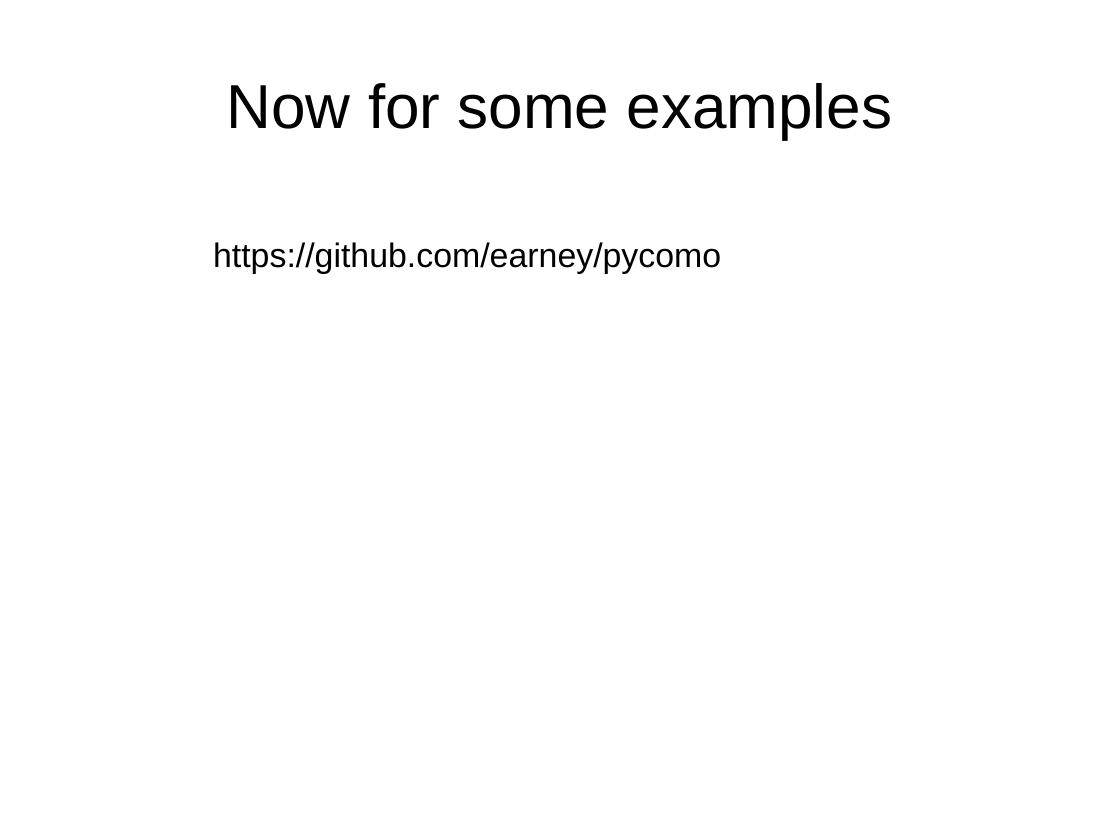
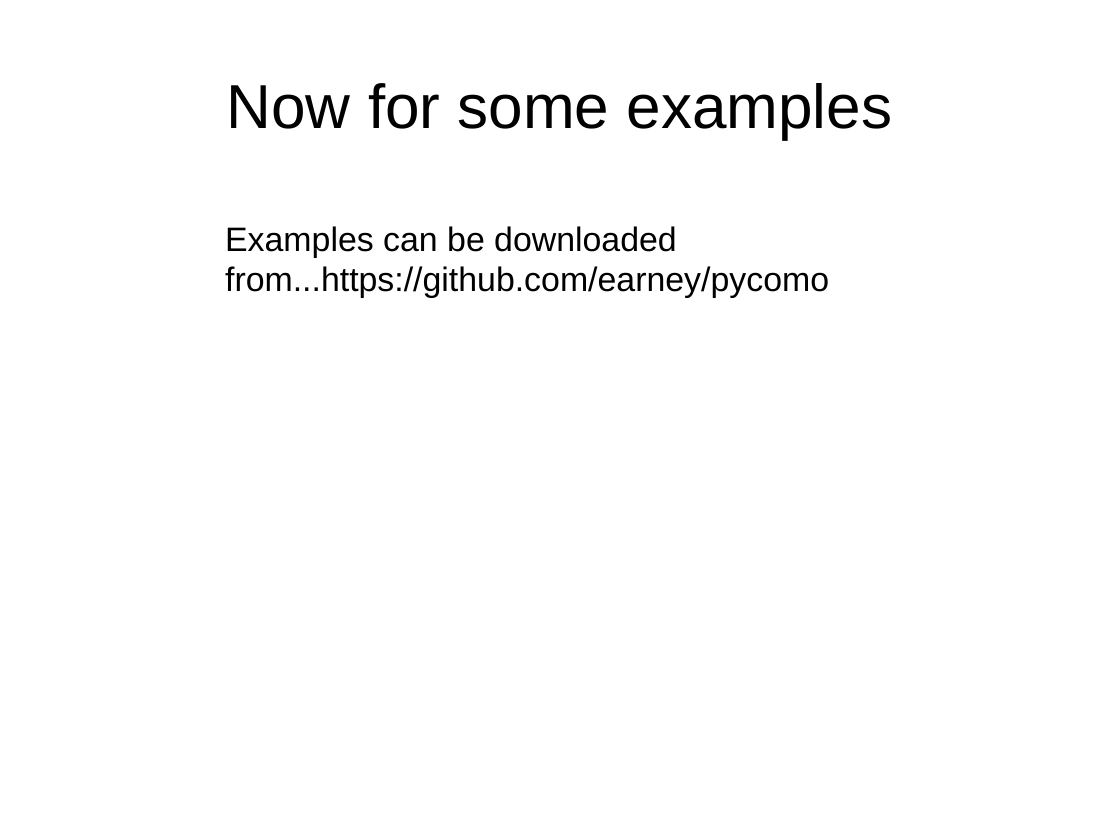
Before and after one commit to earney/pycomo, a slide deck: slide 15 of presentations/June2013/pyCOMO_Brython_06262013.odp. Drawn at 1120x840 pixels with LibreOffice and Linux fonts; fonts in the diff are those of the drawing. Boxes give left, top, right and bottom in pixels: in the first picture for what was removed or moved away, otherwise in the second. Text is boxed around its words. In the diff, an @@ line names an element or a change of style, - is before the commit and + after.

```diff
--- a/presentations/June2013/pyCOMO_Brython_06262013.odp
+++ b/presentations/June2013/pyCOMO_Brython_06262013.odp
@@ text at (x1=225, y1=226, x2=829, y2=298): text changed @@
-https://github.com/earney/pycomo
+Examples can be downloaded from...https://github.com/earney/pycomo
```
Also in this commit, not shown: 3 other slides changed.
